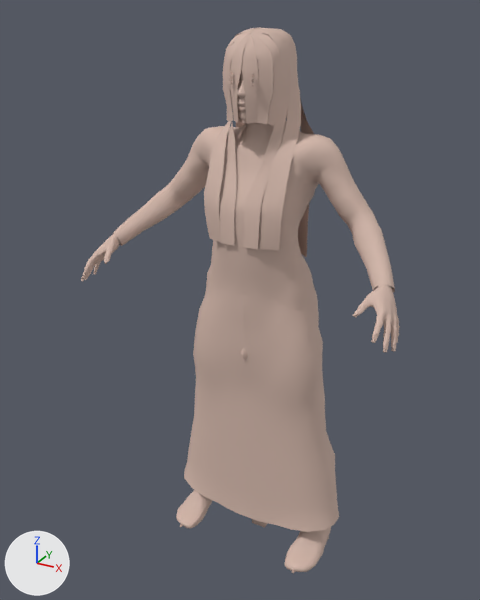
Renders of the glTF model eidolon-human-base/assets/makehuman-base-static.glb from each side of a commit.
The view is the same before and after, from a camera (50 mm lens) standing at (8.62, -17.34, 8.96) and looking at (-0.4, -0.93, 0.76). Arrows for +X, +Y and +Z are at lower left; the lights stay in place. The older version comes first. Vertices at exactly the same position are counted once.

The first picture shows 'MakeHuman_CC0_Anatomical_Base_Unrigged'.
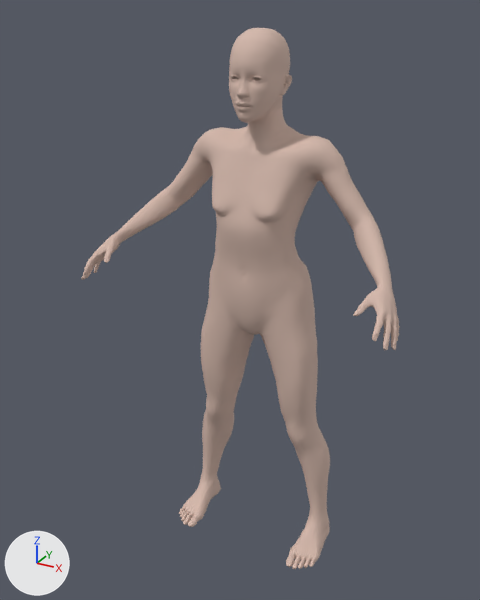
Commit message: build: publish pinned CC0 MakeHuman anatomical base

Changed parts and their boxes [x1, y1, x2, y2] in the pictures (480 x 600 px):
'MakeHuman_CC0_Anatomical_Base_Unrigged', reshaped: before [81, 27, 400, 573]; after [81, 28, 400, 569]
part 1 of me_makehuman_base_reference, deleted (beige): before [81, 27, 398, 573]

What the commit changed:
me_makehuman_base_reference is used by ob_makehuman_cc0_anatomical_base_unrigged; location (0.0, 0.0, 0.0).
me_makehuman_base_reference had 19158 vertices, 36972 faces and spanned x -5.0..5.0, y -3.3..1.1, z -8.4..8.5.
me_makehuman_base_reference now has 13380 vertices, 26756 faces and spans x -5.0..5.0, y -3.2..1.0, z -8.2..8.5.
me_makehuman_base_reference part 1: 153 loose pieces with 5778 vertices, spanning x -5.0..5.0, y -3.3..1.1, z -8.4..8.5, are deleted.
